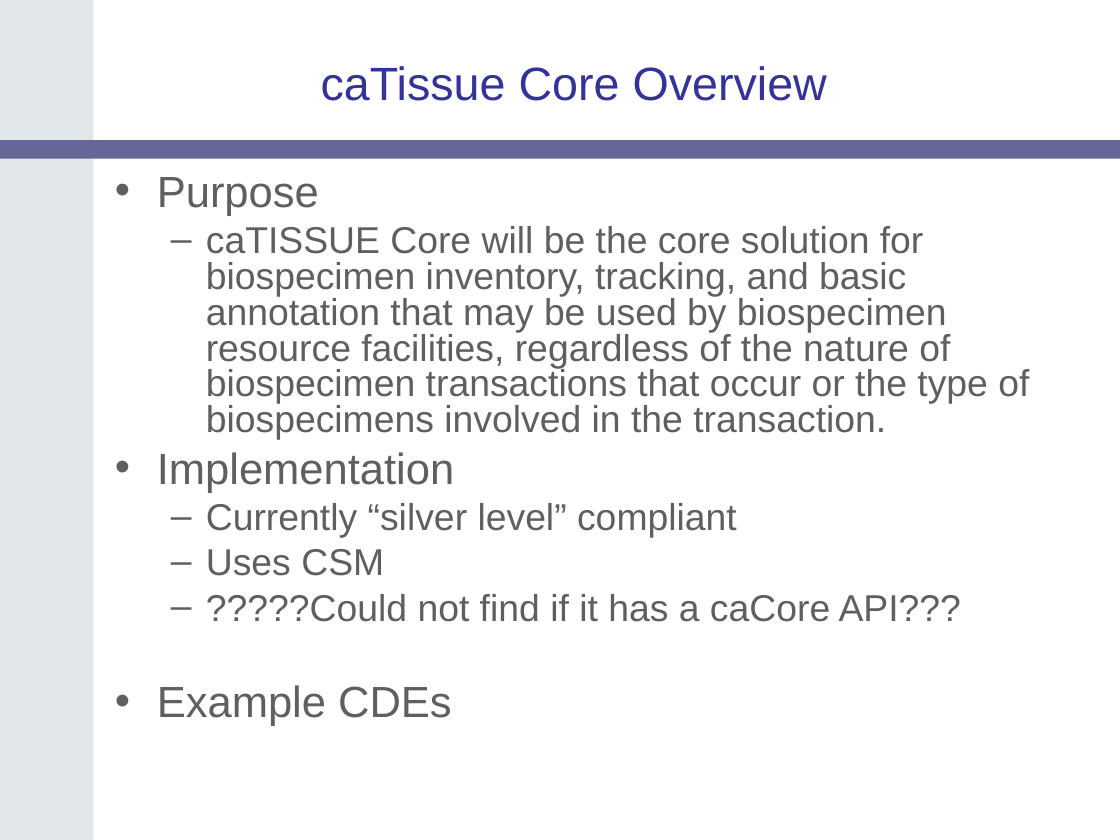
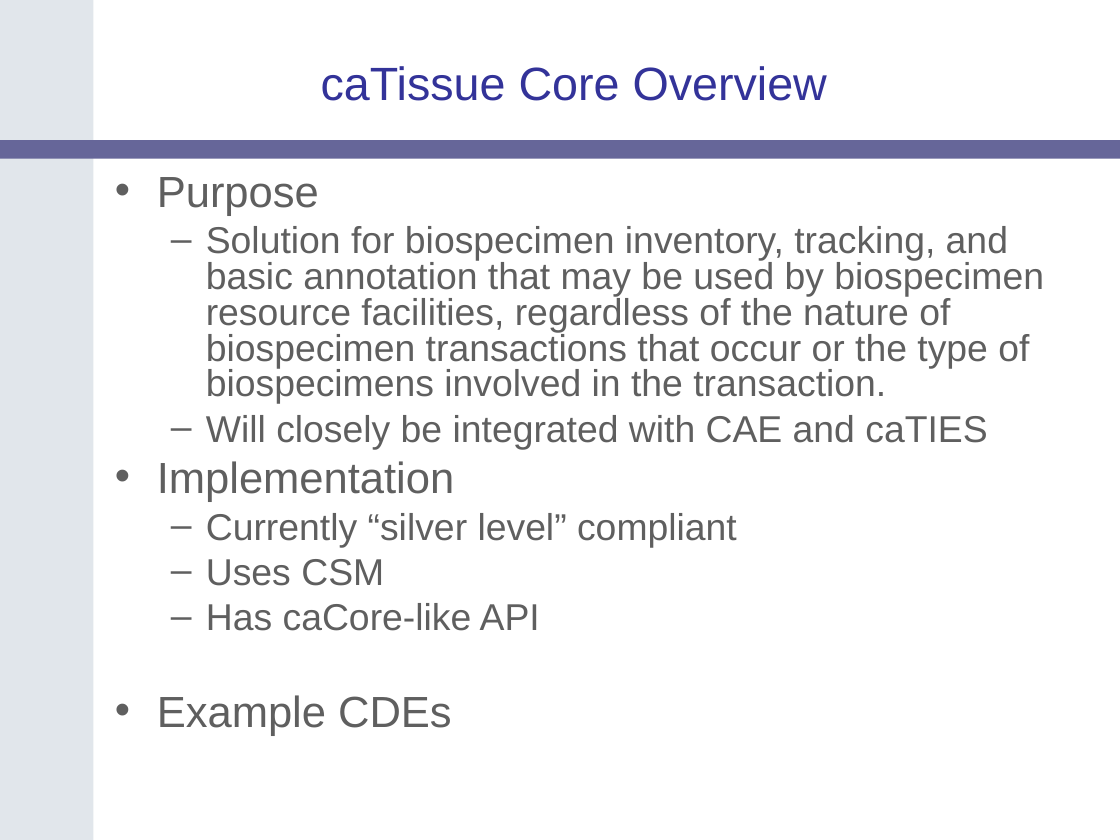
Before and after one commit to NCIP/catrip, a slide deck: slide 12 of catrip/documentation/presentations/catrip_f2f_2006_05/catrip_f2f_introduction_2006_05.ppt. Drawn at 1120x840 pixels with LibreOffice and Linux fonts; fonts in the diff are those of the drawing; background and template pictures are left out. Boxes give left, top, right and bottom in pixels: in the first picture for what was removed or moved away, otherwise in the second. Text is boxed around its words. In the diff, an @@ line names an element or a change of style, - is before the commit and + after.

```diff
--- a/catrip/documentation/presentations/catrip_f2f_2006_05/catrip_f2f_introduction_2006_05.ppt
+++ b/catrip/documentation/presentations/catrip_f2f_2006_05/catrip_f2f_introduction_2006_05.ppt
@@ text at (206, 226, 1044, 449): text changed @@
-  – caTISSUE Core will be the core solution for biospecimen inventory, tracking, and basic annotation that may be used by biospecimen resource facilities, regardless of the nature of biospecimen transactions that occur or the type of biospecimens involved in the transaction.
+  – Solution for biospecimen inventory, tracking, and basic annotation that may be used by biospecimen resource facilities, regardless of the nature of biospecimen transactions that occur or the type of biospecimens involved in the transaction.
+  – Will closely be integrated with CAE and caTIES
@@ text at (206, 603, 540, 631): text changed @@
-  – ?????Could not find if it has a caCore API???
+  – Has caCore-like API
```
Also in this commit, not shown: 7 other slides changed.
